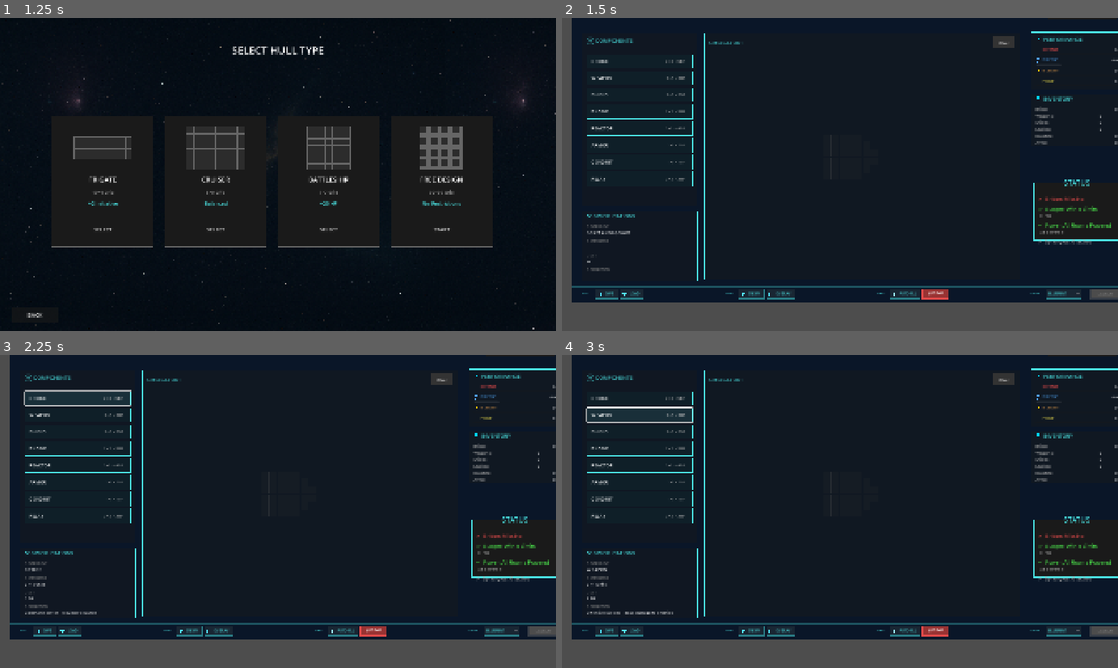
Above: before the commit, frames 1-4 (two rows, left to right).
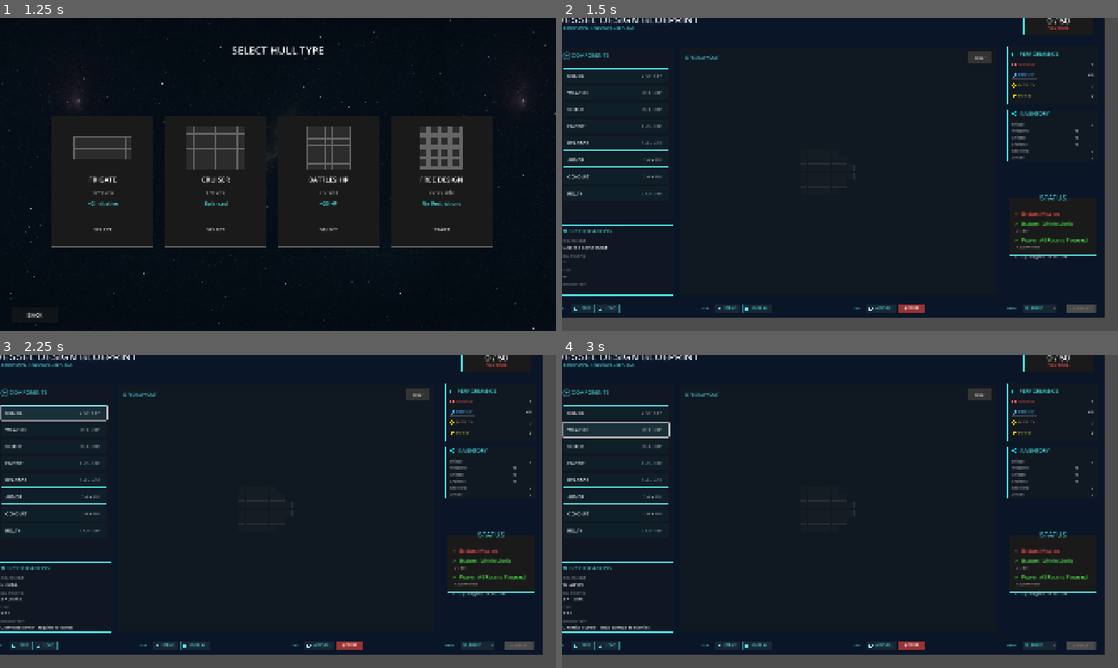
Above: after the commit, the same moments.

Repository: cautiouskurns/Startship-Designer
Game: Godot game, scene res://scenes/mission/MissionSelect.tscn
Two runs of this game, one before a commit and one after it. Both use one fixed random seed, a clock stepped at 60 frames per second and the inputs below. Sound files missing from this copy of the repository are replaced by a short silence.
Inputs (mouse positions are in pixels of both pictures, inside the frame that each line leads up to; where the layout moved, square brackets give the same spot in the first picture):
- Up to frame 1 (1.25 s): click "PATROL DUTY" at 0.5 s
- Up to frame 2 (1.5 s): click "BACK" at 1.25 s
- Up to frame 3 (2.25 s): click (55, 414) [77, 398] at 2 s
- Up to frame 4 (3 s): click (617, 430) [639, 414] at 2.75 s

Frame 1 is identical in both runs. In frame 2, 15% of the frame differs, in the area x 0-100%, y 0-96%; in frame 3, 15%; in frame 4, 15%.

Commit message:
feat: Adjust layout and positioning of ship displays in combat scenes

Diff:
--- a/scenes/combat/Combat.tscn
+++ b/scenes/combat/Combat.tscn
@@ -39,13 +39,13 @@
 anchor_top = 0.5
 anchor_right = 0.5
 anchor_bottom = 0.5
-offset_left = -600.0
-offset_top = -300.0
-offset_right = 600.0
-offset_bottom = 300.0
-grow_horizontal = 2
-grow_vertical = 2
-theme_override_constants/separation = 0
+offset_left = -960.0
+offset_top = -100.0
+offset_right = 960.0
+offset_bottom = 500.0
+grow_horizontal = 2
+grow_vertical = 2
+theme_override_constants/separation = 360
 
 [node name="PlayerShipContainer" type="Control" parent="ShipBattleArea"]
 custom_minimum_size = Vector2(600, 600)
@@ -54,7 +54,7 @@
 size_flags_vertical = 3
 
 [node name="PlayerShipDisplay" type="Node2D" parent="ShipBattleArea/PlayerShipContainer"]
-position = Vector2(100, 100)
+position = Vector2(300, 300)
 scale = Vector2(0.6, 0.6)
 script = ExtResource("2")
 
@@ -65,7 +65,7 @@
 size_flags_vertical = 3
 
 [node name="EnemyShipDisplay" type="Node2D" parent="ShipBattleArea/EnemyShipContainer"]
-position = Vector2(100, 100)
+position = Vector2(300, 300)
 scale = Vector2(0.6, 0.6)
 script = ExtResource("2")
 
--- a/scenes/combat/ReplayViewer.tscn
+++ b/scenes/combat/ReplayViewer.tscn
@@ -47,7 +47,7 @@
 size_flags_vertical = 3
 
 [node name="PlayerShipDisplay" type="Node2D" parent="ShipBattleArea/PlayerShipContainer"]
-position = Vector2(100, 100)
+position = Vector2(300, 300)
 scale = Vector2(0.6, 0.6)
 script = ExtResource("2")
 
@@ -58,7 +58,7 @@
 size_flags_vertical = 3
 
 [node name="EnemyShipDisplay" type="Node2D" parent="ShipBattleArea/EnemyShipContainer"]
-position = Vector2(100, 100)
+position = Vector2(300, 300)
 scale = Vector2(-0.6, 0.6)
 script = ExtResource("2")
 
--- a/scenes/main/Main.tscn
+++ b/scenes/main/Main.tscn
@@ -5,7 +5,7 @@
 [node name="Main" type="Node"]
 
 [node name="ShipDesigner" parent="." instance=ExtResource("1")]
-offset_left = 36.0
-offset_top = -99.0
-offset_right = 36.0
-offset_bottom = -99.0
+offset_left = -46.0
+offset_top = -48.0
+offset_right = -46.0
+offset_bottom = -48.0
--- a/scripts/combat/Combat.gd
+++ b/scripts/combat/Combat.gd
@@ -183,6 +183,31 @@
 	print("DEBUG Combat: Setting enemy_ship_display with grid size: ", enemy_data.grid.size(), "x", enemy_data.grid[0].size() if enemy_data.grid.size() > 0 else 0)
 	enemy_ship_display.set_ship_data(enemy_data)
 
+	# DEBUG: Add visible borders to containers to see layout
+	var player_container = player_ship_display.get_parent()
+	var enemy_container = enemy_ship_display.get_parent()
+
+	print("DEBUG: Player container size: ", player_container.size)
+	print("DEBUG: Enemy container size: ", enemy_container.size)
+	print("DEBUG: Player container global position: ", player_container.global_position)
+	print("DEBUG: Enemy container global position: ", enemy_container.global_position)
+
+	var player_border = ColorRect.new()
+	player_border.color = Color(0, 1, 0, 0.3)  # Green semi-transparent
+	player_border.anchor_right = 1.0
+	player_border.anchor_bottom = 1.0
+	player_border.mouse_filter = Control.MOUSE_FILTER_IGNORE
+	player_container.add_child(player_border)
+	player_container.move_child(player_border, 0)  # Send to back
+
+	var enemy_border = ColorRect.new()
+	enemy_border.color = Color(1, 0, 0, 0.3)  # Red semi-transparent
+	enemy_border.anchor_right = 1.0
+	enemy_border.anchor_bottom = 1.0
+	enemy_border.mouse_filter = Control.MOUSE_FILTER_IGNORE
+	enemy_container.add_child(enemy_border)
+	enemy_container.move_child(enemy_border, 0)  # Send to back
+
 	# Position ships to face each other at the center with dynamic scaling
 	var player_grid_width = player_ship_display.GRID_WIDTH
 	var player_grid_height = player_ship_display.GRID_HEIGHT
@@ -218,16 +243,36 @@
 
 	# Find max visual height to align centers vertically
 	var max_visual_height = max(player_visual_height, enemy_visual_height)
-	var base_y = (container_height - max_visual_height) / 2.0
+	# Position ships in the center-to-lower area of the container (add 150px offset down)
+	var base_y = (container_height - max_visual_height) / 2.0 + 250.0
 
 	# Offset to align ship centers vertically
 	var player_y_offset = (max_visual_height - player_visual_height) / 2.0
 	var enemy_y_offset = (max_visual_height - enemy_visual_height) / 2.0
 
-	# Position horizontally: player ship on right side of left container, enemy on right side of right container
-	var player_x = container_width - player_visual_width - 50  # 50px gap from center
-	# Enemy is flipped (negative scale), so position at RIGHT edge (it draws backwards to the left)
-	var enemy_x = container_width - 50  # Position at right edge, ship draws leftward
+	# Position ships horizontally to align under their respective health bars
+	# Screen: 1920x1080
+	# ShipBattleArea: centered at (960, 540), spans x: 360-1560 (when fully laid out)
+	# PlayerContainer: x: 0-600 in container coords, but global x: 360-960 after layout
+	# EnemyContainer: x: 600-1200 in container coords, but global x: 960-1560 after layout
+	# Player HP bar: global x: 348-648, center at 498
+	# Enemy HP bar: global x: 1261-1561, center at 1411
+
+	# During _ready(), containers haven't been laid out yet, so their global_position is (0,0) and (600,0)
+	# But after layout, ShipBattleArea will offset them by +360 pixels
+	# So we need to position ships accounting for final positions:
+
+	# Player ship: HP bar center at 498, container will be at 360-960
+	# So ship should be at 498-360=138 in container, but containers report (0,0) now
+	# Actually, let's position relative to container centers instead
+
+	# Player HP bar center: 498, container center will be at 660 (360+300)
+	# Ship offset from container center: 498-660 = -162
+	var player_x = 300 - 162  # 138
+
+	# Enemy HP bar center: 1411, container center will be at 1260 (960+300)
+	# Ship offset from container center: 1411-1260 = 151
+	var enemy_x = 300 + 151  # 451
 
 	# Apply positions
 	player_ship_display.position = Vector2(player_x, base_y + player_y_offset)
@@ -236,6 +281,10 @@
 	print("DEBUG Combat scaling: Player grid=%dx%d, Enemy grid=%dx%d, Scale=%.2f" % [player_grid_width, player_grid_height, enemy_grid_width, enemy_grid_height, uniform_scale])
 	print("DEBUG Combat positions: Player ShipDisplay pos=", player_ship_display.position, ", Enemy ShipDisplay pos=", enemy_ship_display.position)
 	print("DEBUG Combat containers: Player container global_pos=", player_ship_display.get_parent().global_position, ", Enemy container global_pos=", enemy_ship_display.get_parent().global_position)
+	print("DEBUG Player ship scale: ", player_ship_display.scale)
+	print("DEBUG Enemy ship scale: ", enemy_ship_display.scale)
+	print("DEBUG Player ship global position: ", player_ship_display.global_position)
+	print("DEBUG Enemy ship global position: ", enemy_ship_display.global_position)
 
 	# Update power visuals (Phase 10.9 - show powered/unpowered rooms)
 	print("DEBUG: Player powered weapons: ", player_data.count_powered_room_type(RoomData.RoomType.WEAPON))
